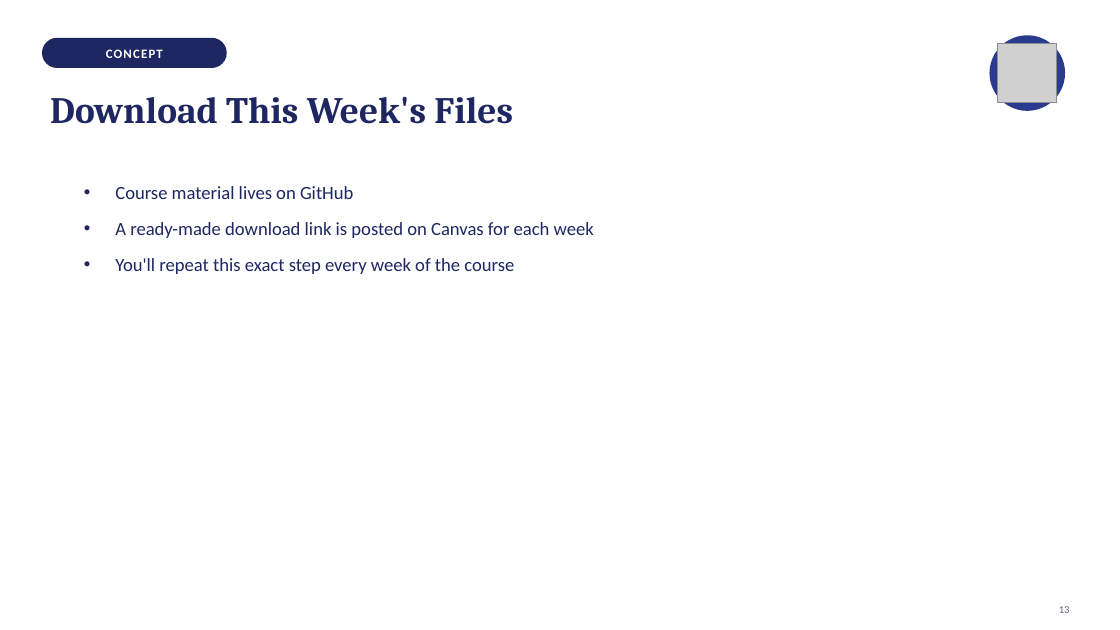
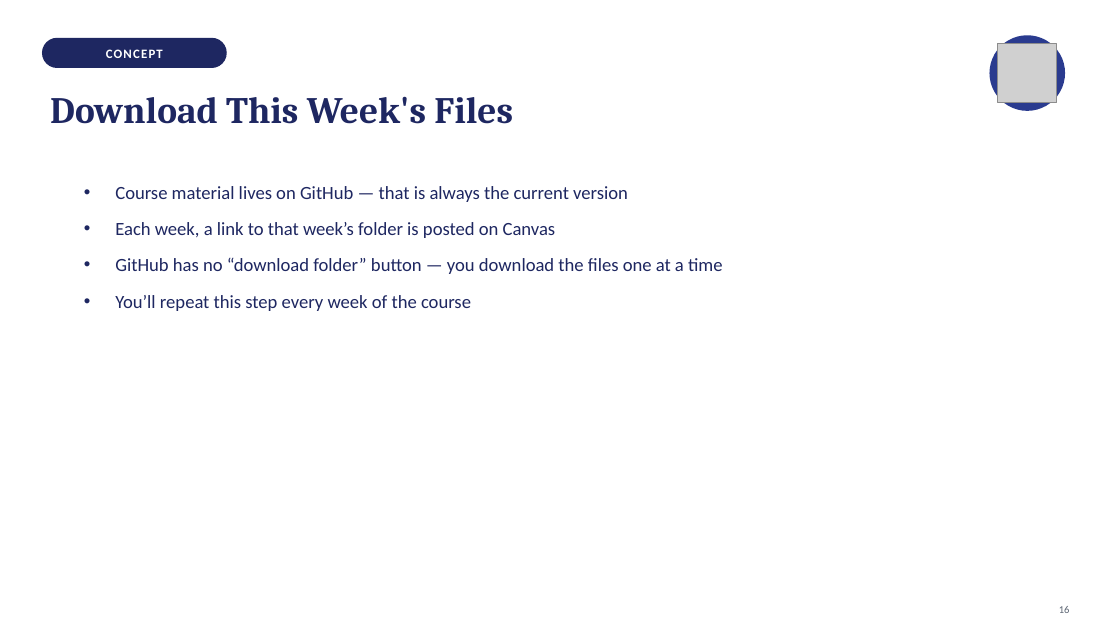
Before and after one commit to isabelhovdahl/TECH2, a slide deck: slide 17 of workshops/week01/vscode_slides.pptx. Drawn at 1120x630 pixels with LibreOffice and Linux fonts; fonts in the diff are those of the drawing; grey boxes stand for pictures. Boxes give left, top, right and bottom in pixels: in the first picture for what was removed or moved away, otherwise in the second. Text is boxed around its words. In the diff, an @@ line names an element or a change of style, - is before the commit and + after.

```diff
--- a/workshops/week01/vscode_slides.pptx
+++ b/workshops/week01/vscode_slides.pptx
@@ text at [115,186,722,311]: text changed @@
-• Course material lives on GitHub
-• A ready-made download link is posted on Canvas for each week
-• You'll repeat this exact step every week of the course
+• Course material lives on GitHub — that is always the current version
+• Each week, a link to that week’s folder is posted on Canvas
+• GitHub has no “download folder” button — you download the files one at a time
+• You’ll repeat this step every week of the course
```
Also in this commit, not shown: 12 other slides changed, 3 other files.
